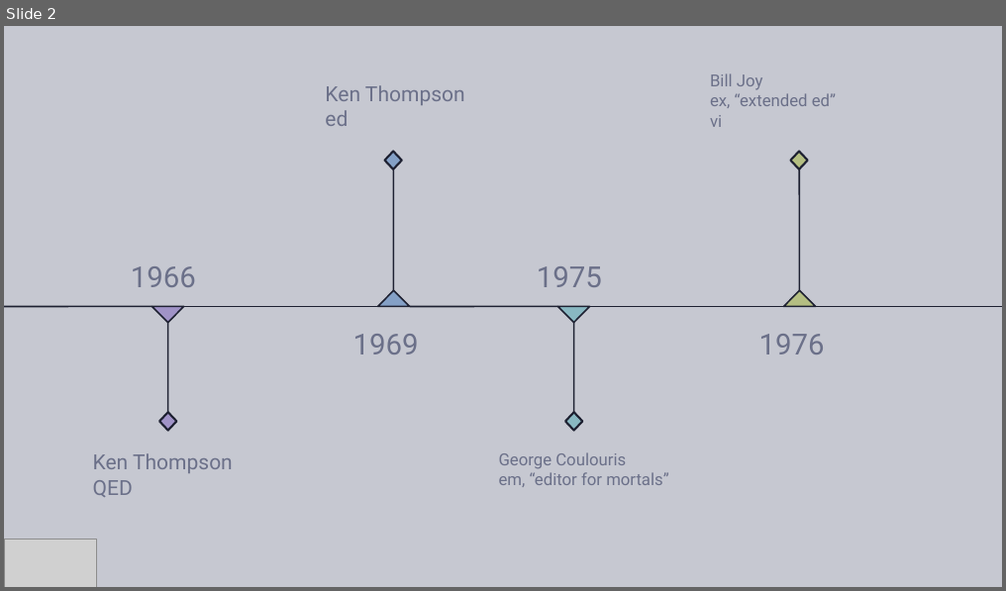
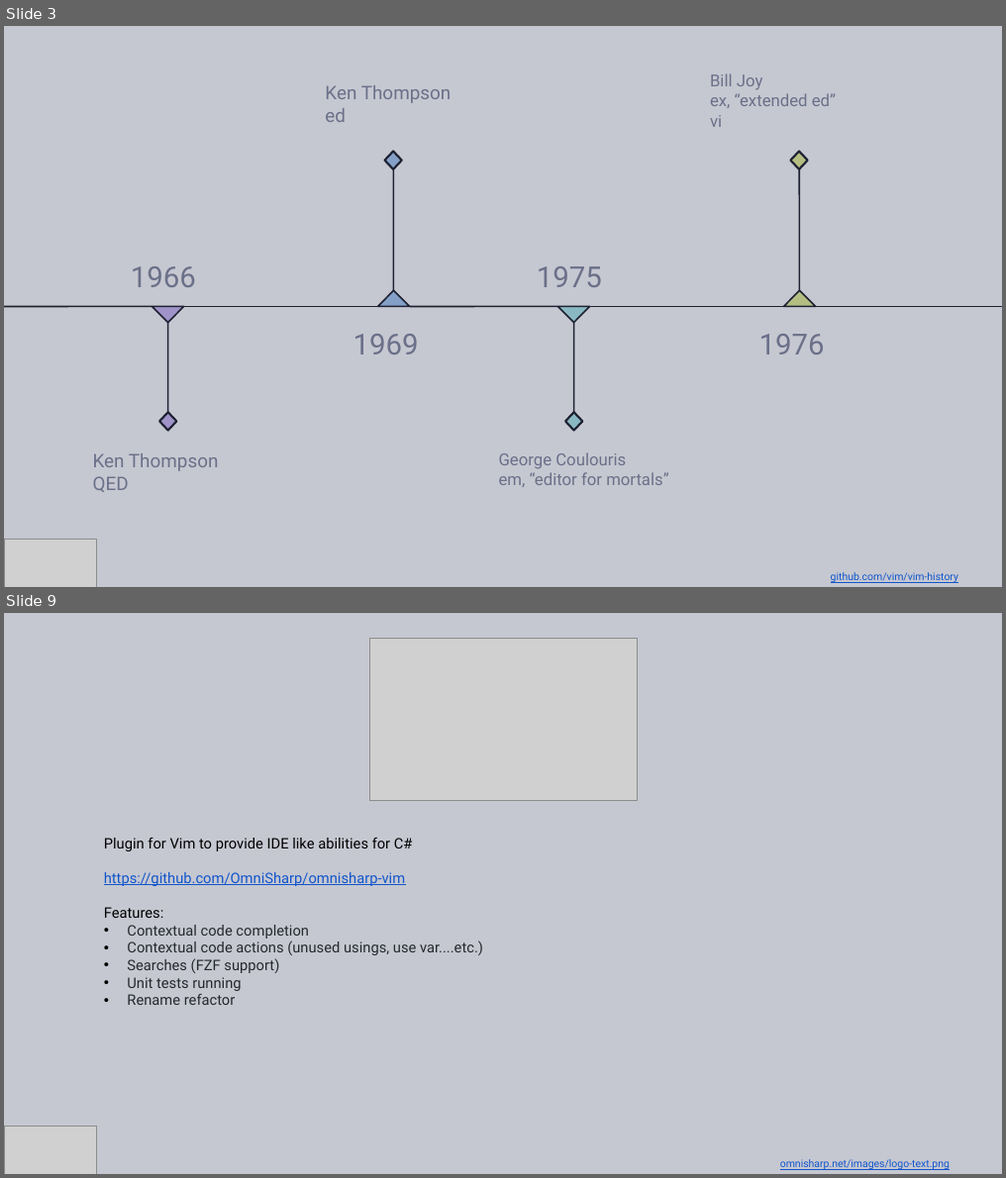
Before and after one commit to Ungerfall/ungerfall.github.io, a slide deck: presentation/vim/vim-in-dotnet.pptx. Shown one above the other, each under a label of ours: slide 2 before the commit, slides 3 and 9 after it; the slides between them are not shown. The pictures are 1006x591 and 1006x1178 pixels, drawn with LibreOffice and Linux fonts; fonts in the diff are those of the drawing; grey boxes stand for pictures; background and template pictures are left out. Boxes give left, top, right and bottom in pixels: in the first picture for what was removed or moved away, otherwise in the second. Text is boxed around its words. In the diff, an @@ line names an element or a change of style, - is before the commit and + after.

```diff
--- a/presentation/vim/vim-in-dotnet.pptx
+++ b/presentation/vim/vim-in-dotnet.pptx
@@ slide 9 added at [4,613,1002,1174], background #C6C8D1 @@
@@ picture added at [369,639,637,801] @@
@@ text added at [104,838,483,1005], 14 pt, text #24292E @@
+Plugin for Vim to provide IDE like abilities for C#
+https://github.com/OmniSharp/omnisharp-vim
+Features:
+• Contextual code completion
+• Contextual code actions (unused usings, use var....etc.)
+• Searches (FZF support)
+• Unit tests running
+• Rename refactor
@@ picture added at [4,1127,97,1174] @@
@@ text added at [780,1159,949,1170], 10 pt, text #1155CC, underline @@
+omnisharp.net/images/logo-text.png
@@ what was slide 2 is now slide 3 @@
@@ slide 3 changed as well @@
@@ text "Ken Thompson" at [325,85,451,122]: size 20 to 18 pt @@
@@ text "Ken Thompson" at [93,454,219,492]: size 20 to 18 pt @@
@@ text added at [831,572,958,583], 10 pt, text #1155CC, underline @@
+github.com/vim/vim-history
```
Also in this commit, not shown: 23 other slides added, 1 slide removed.
